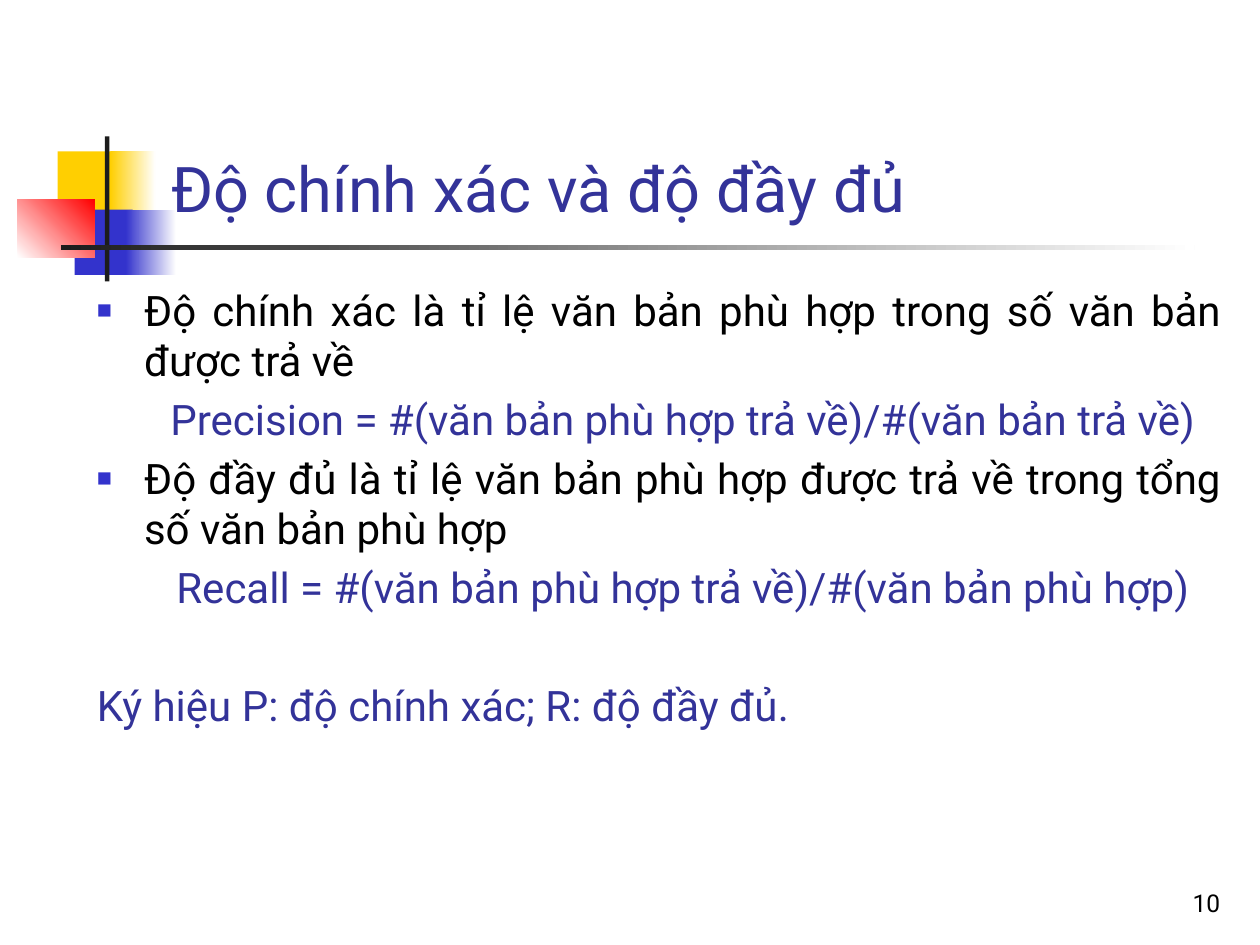
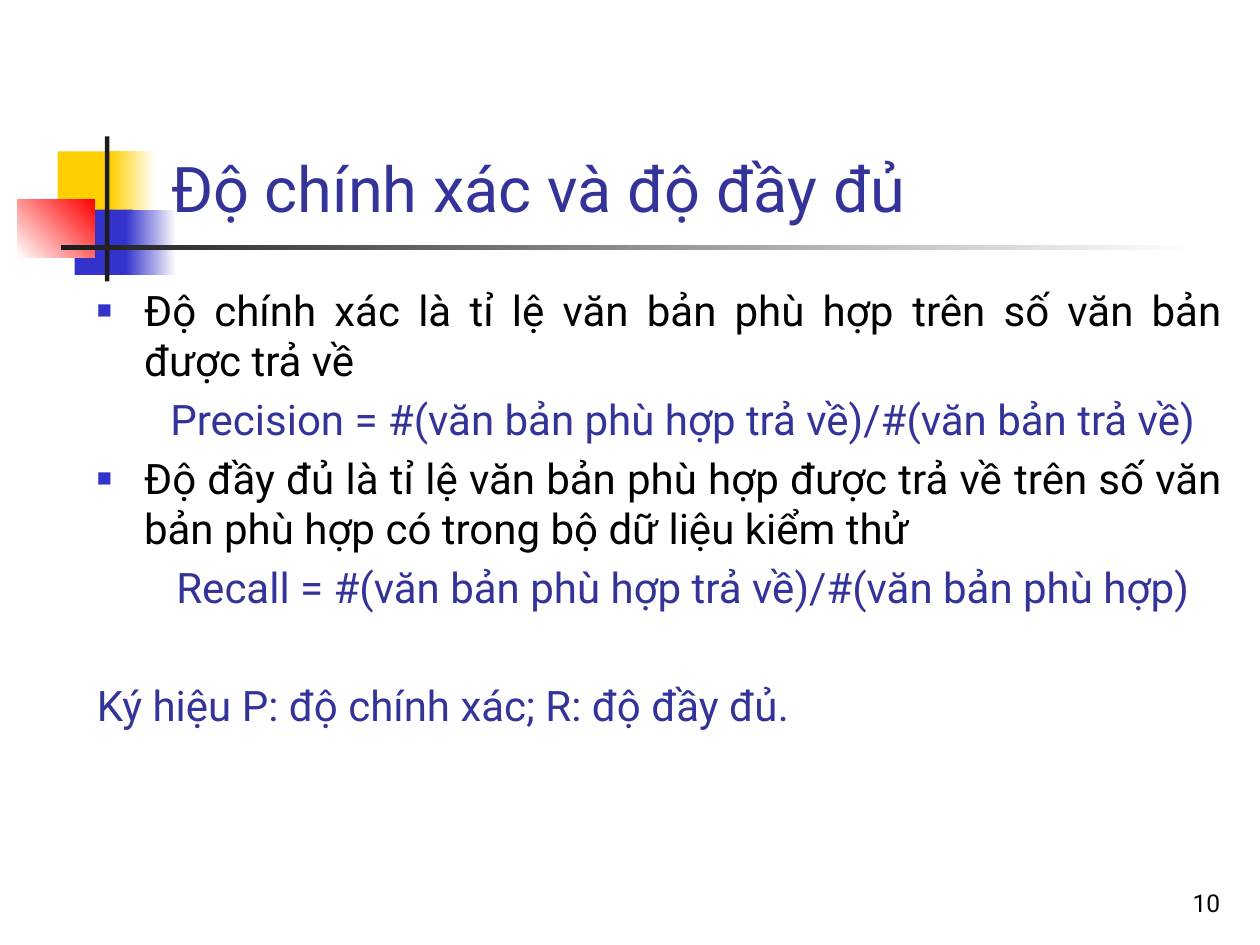
Before and after one commit to bangoc/IT4853, a slide deck: slide 10 of Bai 7 Đánh giá kết quả tìm kiếm_phần 1.pptx. Drawn at 1260x945 pixels with LibreOffice and Linux fonts; fonts in the diff are those of the drawing. Boxes give left, top, right and bottom in pixels: in the first picture for what was removed or moved away, otherwise in the second. Text is boxed around its words. In the diff, an @@ line names an element or a change of style, - is before the commit and + after.

```diff
--- a/Bai 7 Đánh giá kết quả tìm kiếm_phần 1.pptx
+++ b/Bai 7 Đánh giá kết quả tìm kiếm_phần 1.pptx
@@ text at [144,291,1222,384]: text changed @@
-■ Độ chính xác là tỉ lệ văn bản phù hợp trong số văn bản được trả về
+■ Độ chính xác là tỉ lệ văn bản phù hợp trên số văn bản được trả về
@@ text at [144,459,1221,553]: text changed @@
-■ Độ đầy đủ là tỉ lệ văn bản phù hợp được trả về trong tổng số văn bản phù hợp
+■ Độ đầy đủ là tỉ lệ văn bản phù hợp được trả về trên số văn bản phù hợp có trong bộ dữ liệu kiểm thử
```
Also in this commit, not shown: 14 other slides changed, 4 slides added, 2 slides removed, 1 other file.
